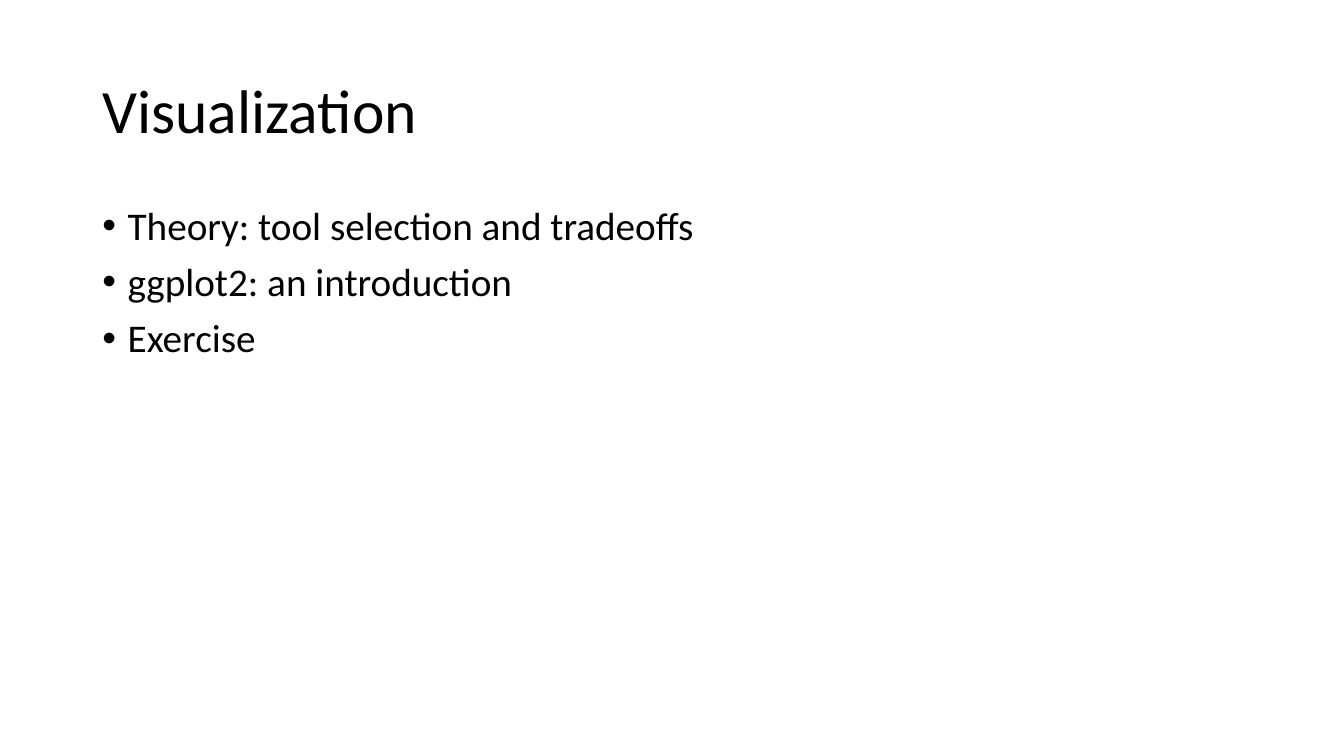
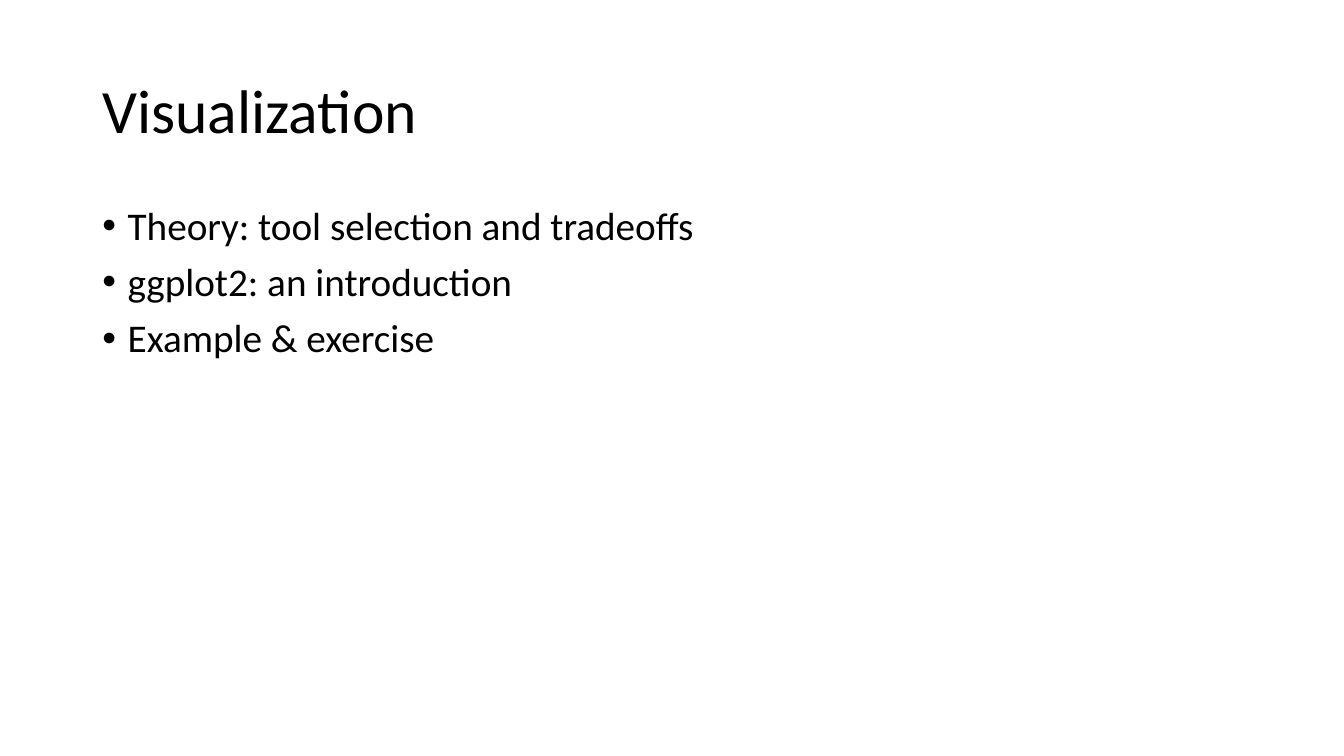
Before and after one commit to wynhsu/intro_to_r, a slide deck: slide 2 of class_3_4.pptx. Drawn at 1344x756 pixels with LibreOffice and Linux fonts; fonts in the diff are those of the drawing. Boxes give left, top, right and bottom in pixels: in the first picture for what was removed or moved away, otherwise in the second. Text is boxed around its words. In the diff, an @@ line names an element or a change of style, - is before the commit and + after.

```diff
--- a/class_3_4.pptx
+++ b/class_3_4.pptx
@@ text at [128, 324, 434, 359]: text changed @@
-• Exercise
+• Example & exercise
```
Also in this commit, not shown: 2 other slides changed, 1 slide added, 1 other file.
